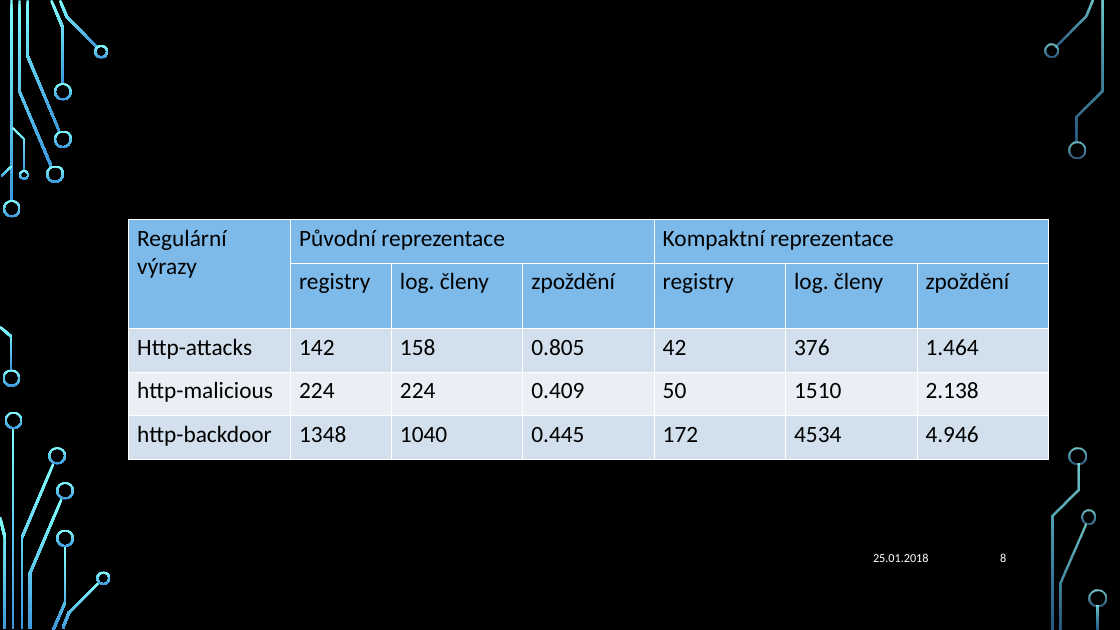
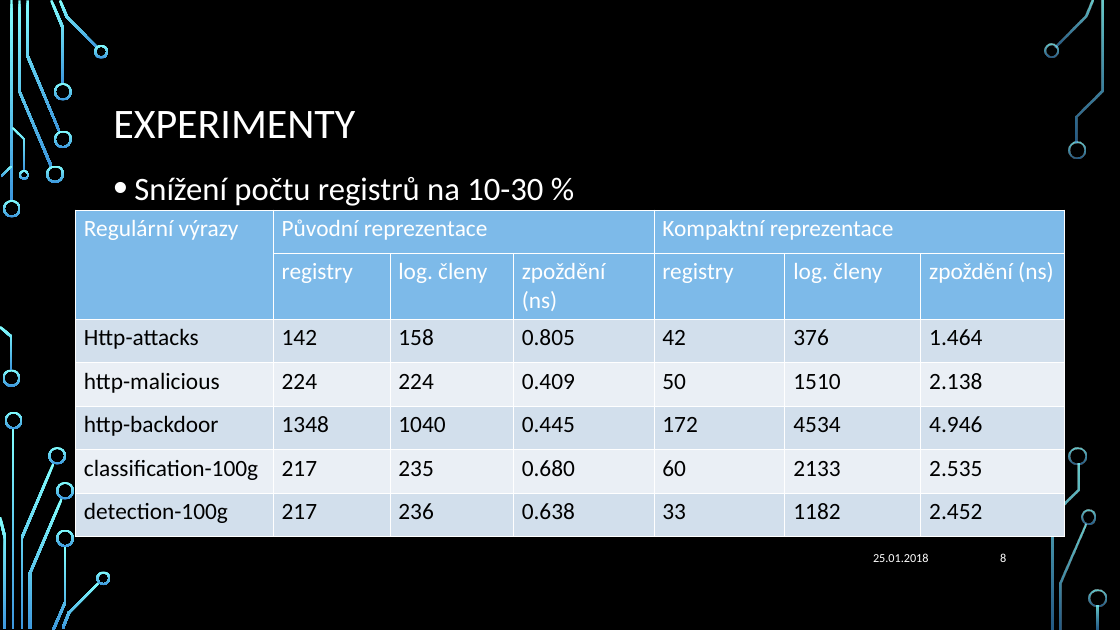
Before and after one commit to MartinDvorak/IP1, a slide deck: slide 8 of IP1.pptx. Drawn at 1120x630 pixels with LibreOffice and Linux fonts; fonts in the diff are those of the drawing; background and template pictures are left out. Boxes give left, top, right and bottom in pixels: in the first picture for what was removed or moved away, otherwise in the second. Text is boxed around its words. In the diff, an @@ line names an element or a change of style, - is before the commit and + after.

```diff
--- a/IP1.pptx
+++ b/IP1.pptx
@@ title "EXPERIMENTY" at (x1=113, y1=111, x2=355, y2=138): text colour #000000 to #FFFFFF @@
@@ text "Snížení počtu registrů na 10-30 ..." at (x1=134, y1=177, x2=543, y2=206): text colour #000000 to #FFFFFF @@
@@ table at (x1=76, y1=210, x2=1065, y2=527) @@
-row 2, column 4: zpoždění
+row 2, column 4: zpoždění (ns)
-row 2, column 7: zpoždění
+row 2, column 7: zpoždění (ns)
+row 6: classification-100g | 217 | 235 | 0.680 | 60 | 2133 | 2.535
+row 7: detection-100g | 217 | 236 | 0.638 | 33 | 1182 | 2.452
@@ table resized from (x1=129, y1=220, x2=1047, y2=450) to (x1=76, y1=210, x2=1065, y2=527) @@
```
Also in this commit, not shown: 10 other slides changed.
